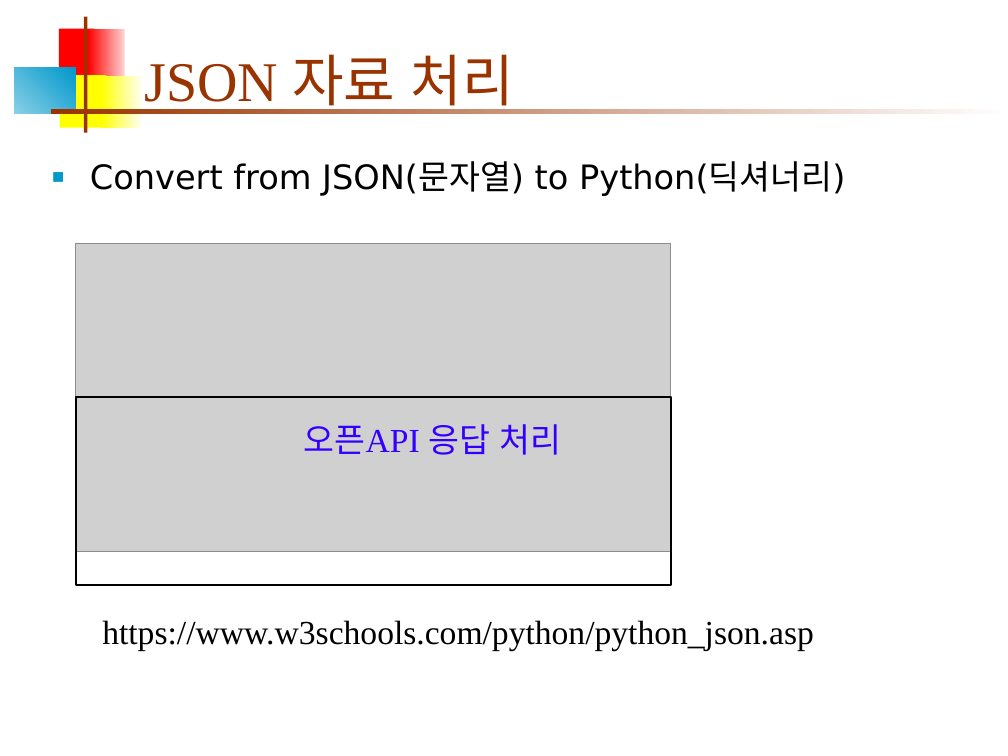
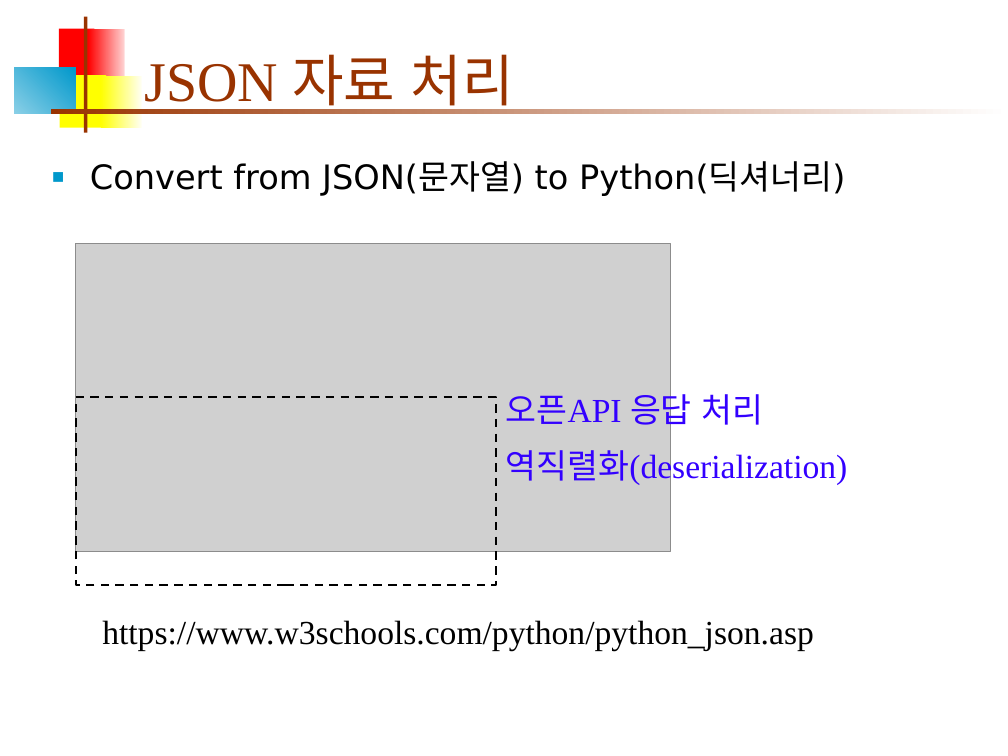
Before and after one commit to iceman67/DataAnalysis, a slide deck: slide 12 of 6wk-JSON-2020.pptx. Drawn at 1008x756 pixels with LibreOffice and Linux fonts; fonts in the diff are those of the drawing; grey boxes stand for pictures. Boxes give left, top, right and bottom in pixels: in the first picture for what was removed or moved away, otherwise in the second. Text is boxed around its words. In the diff, an @@ line names an element or a change of style, - is before the commit and + after.

```diff
--- a/6wk-JSON-2020.pptx
+++ b/6wk-JSON-2020.pptx
@@ text "오픈API 응답 처리" rewrapped from [304,424,561,455] to [506,387,763,431] @@
@@ rectangle: place and size @@
-rectangle at [76,397,671,585]
+rectangle at [76,397,496,585]
@@ rectangle at [76,397,496,585]: outline #000000 1.5 pt to #000000 1.5 pt dashed @@
@@ text added at [506,444,848,488], 24 pt, text #3300FF @@
+역직렬화(deserialization)
```
Also in this commit, not shown: 1 other slide changed.
